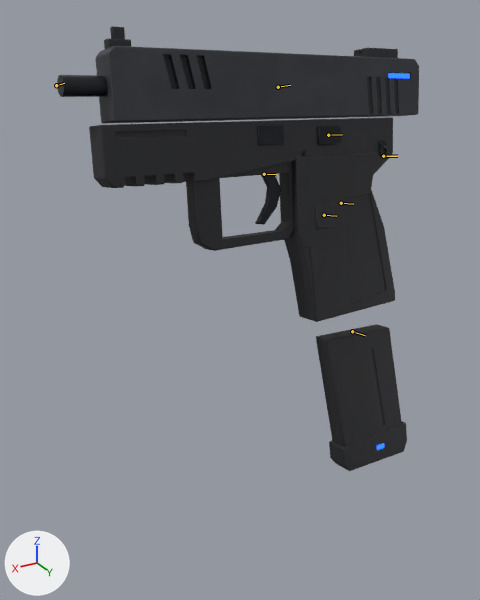
The Blender file art-source/weapons/Akimbo.blend, before and after one commit.
Camera for both pictures: a 50 mm lens placed at (1.74, 2.2, 0.91), pointed at (0.46, -0.06, -0.26). Every picture has the same lights, and +X, +Y and +Z are marked at lower left. The first picture is the older version. Both versions are drawn at frame 14 of the action 'Akimbo_ReloadEmpty'; the numbers are the values there. The bones that bend it are drawn over the model as lines.

Names of what the first picture shows: 'Akimbo_Barrel', 'Akimbo_CharmLoop', 'Akimbo_Frame', 'Akimbo_Grip', 'Akimbo_MagNeon', 'Akimbo_Magazine', 'Akimbo_Slide', 'Akimbo_SlideNeon', 'Akimbo_Trigger' and 2 more.
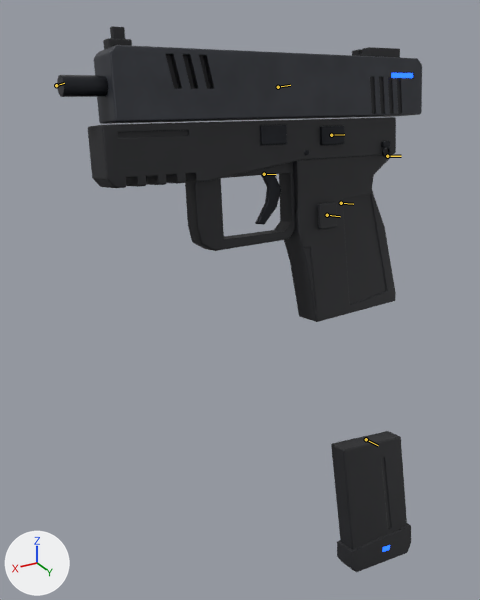
The change, as a list of edits to the scene's bpy script:
```text
Change bone_mag:
    where bone_mag = bpy.data.objects['Akimbo_Rig'].pose.bones['Mag']  # child of 'Root'
    bone_mag.location: (-0.025, 0.0, -0.12) -> (-0.105, 0.0, -0.672)
    bone_mag.rotation_euler: (0.0, -0.0349, 0.0) -> (0.0, -0.105, 0.0)  # degrees (0, -2, 0) -> degrees (0, -6, 0)
```

What differs and where, as boxes [x1, y1, x2, y2] in the pictures (480 x 600 px):
'Akimbo_Slide', posed
    before: [96, 26, 419, 123]
    after: [94, 26, 422, 124]
'Akimbo_Frame', posed
    before: [89, 117, 393, 251]
    after: [88, 117, 396, 251]
'Akimbo_Magazine', posed (12% narrower)
    before: [316, 324, 407, 471]
    after: [331, 431, 411, 572]
'Akimbo_Grip', posed
    before: [279, 151, 395, 322]
    after: [284, 154, 396, 322]
'Akimbo_CharmLoop', posed
    before: [378, 141, 388, 157]
    after: [381, 141, 391, 157]
'Akimbo_SlideNeon', posed
    before: [388, 73, 410, 78]
    after: [391, 73, 413, 78]
'Akimbo_MagNeon', posed
    before: [377, 443, 384, 450]
    after: [382, 545, 390, 552]
bone 'Mag', root to tip
    before: (352, 331) to (365, 335)
    after: (366, 439) to (378, 445)
